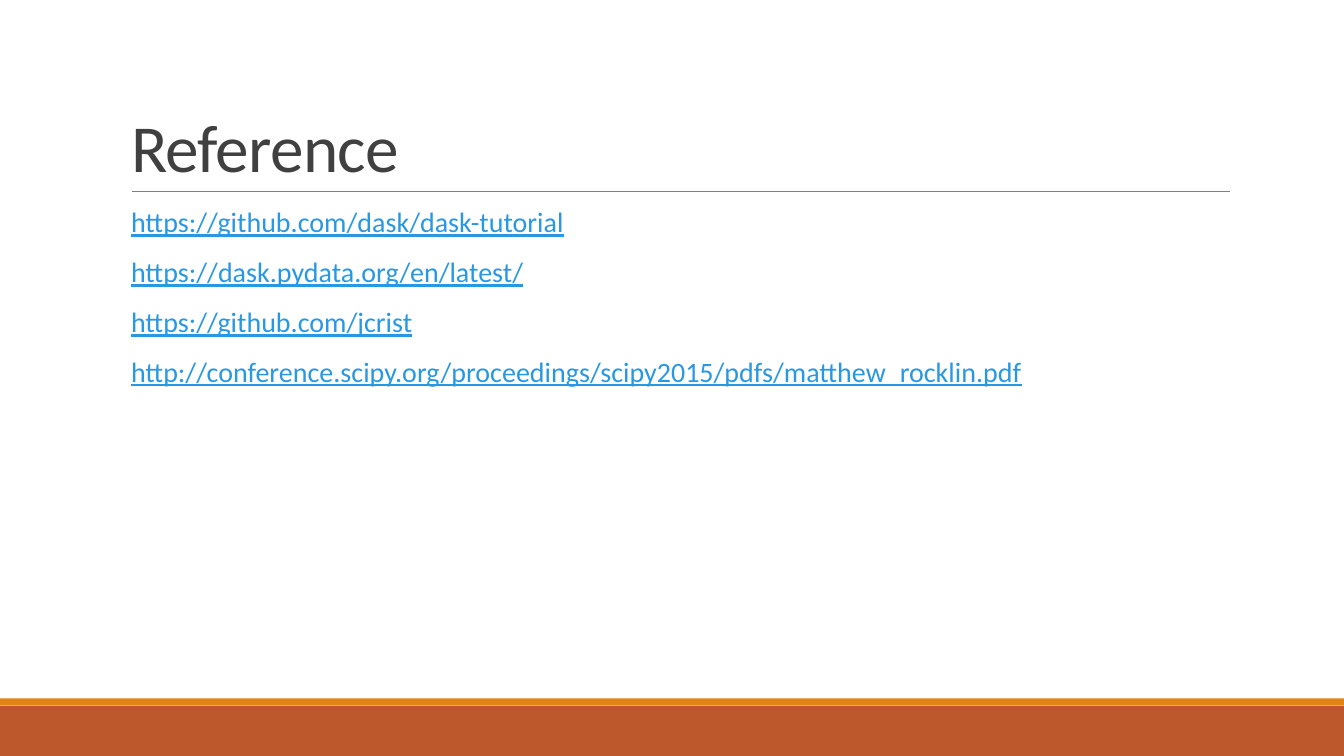
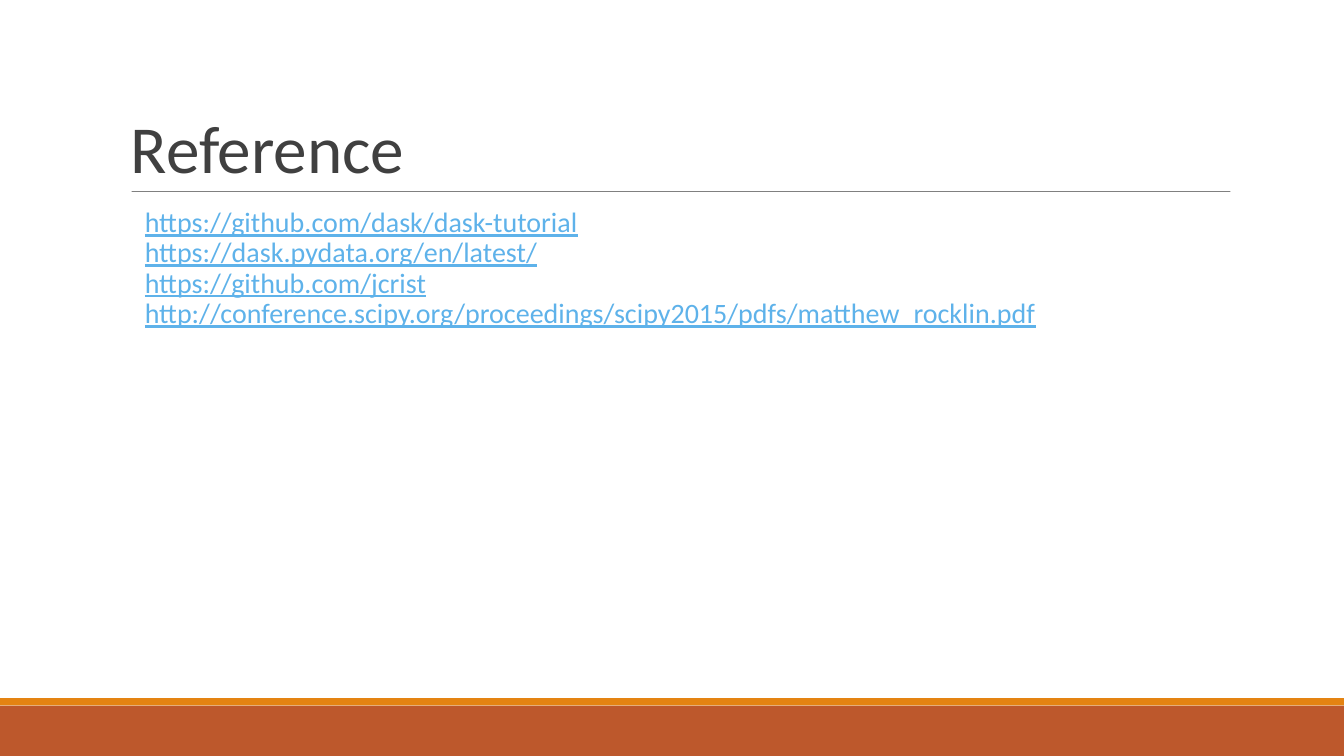
Before and after one commit to abhijeetmote/Dask_Introduction, a slide deck: slide 19 of Dask.pptx. Drawn at 1344x756 pixels with LibreOffice and Linux fonts; fonts in the diff are those of the drawing. Boxes give left, top, right and bottom in pixels: in the first picture for what was removed or moved away, otherwise in the second. Text is boxed around its words. In the diff, an @@ line names an element or a change of style, - is before the commit and + after.

Commit message:
Dask.pptx is updated

```diff
--- a/Dask.pptx
+++ b/Dask.pptx
@@ text "Reference" at box(131, 127, 404, 174): letter spacing -0.5 to 0 pt; line spacing 0.85 to 1 @@
@@ text "https://github.com/dask/dask-tutorial" at box(145, 212, 1035, 328): text colour #2998E3 to #5EB2EA; indent changed; less space between paragraphs @@
```
Also in this commit, not shown: 18 other slides changed.
